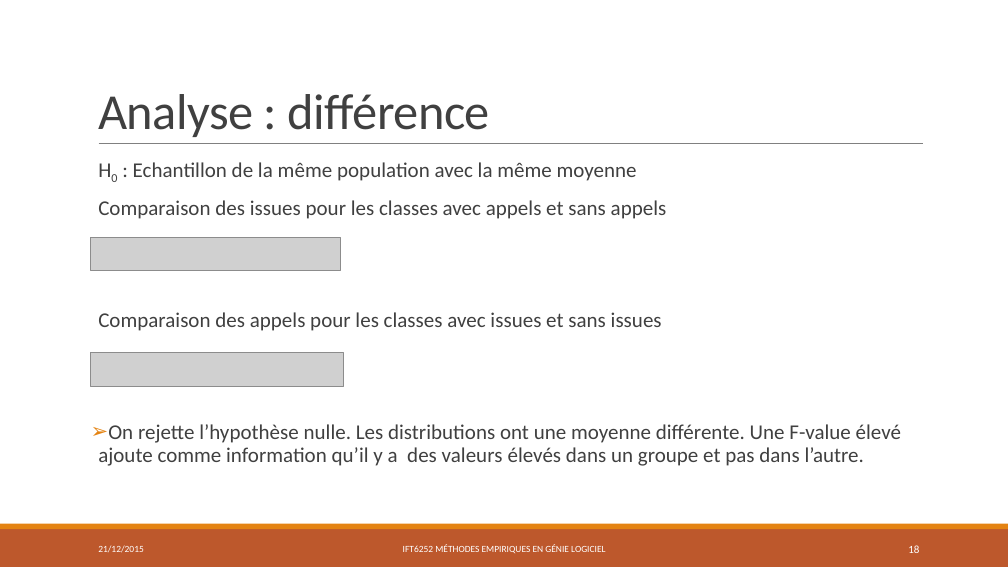
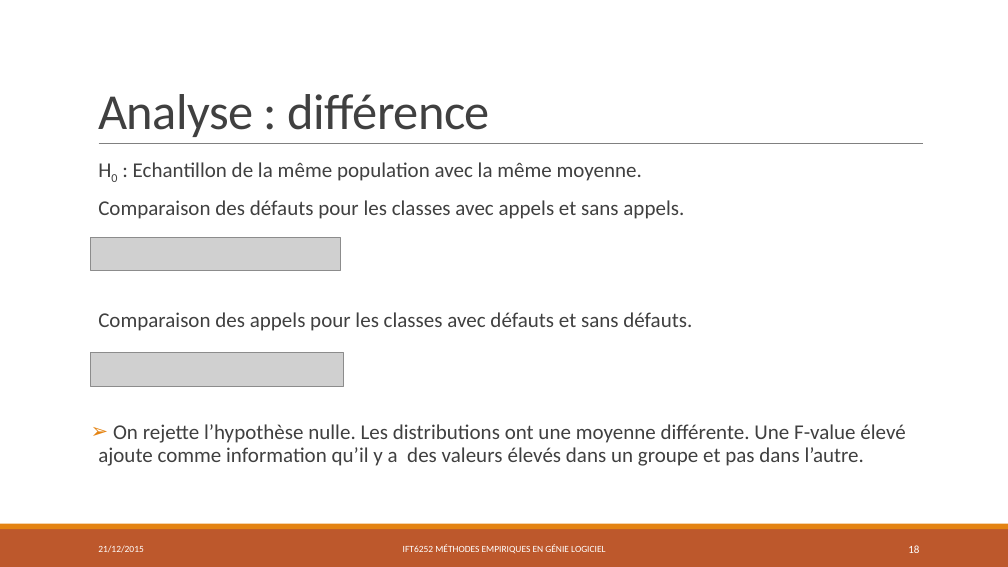
Before and after one commit to PierreGe/Android-defect-study, a slide deck: slide 18 of rapport/presentation/final.pptx. Drawn at 1008x567 pixels with LibreOffice and Linux fonts; fonts in the diff are those of the drawing; grey boxes stand for pictures. Boxes give left, top, right and bottom in pixels: in the first picture for what was removed or moved away, otherwise in the second. Text is boxed around its words. In the diff, an @@ line names an element or a change of style, - is before the commit and + after.

Commit message:
[add] slides

```diff
--- a/rapport/presentation/final.pptx
+++ b/rapport/presentation/final.pptx
@@ text at (x1=98, y1=162, x2=692, y2=331): text changed @@
-  H0 : Echantillon de la même population avec la même moyenne
-  Comparaison des issues pour les classes avec appels et sans appels
-  Comparaison des appels pour les classes avec issues et sans issues
+  H0 : Echantillon de la même population avec la même moyenne.
+  Comparaison des défauts pour les classes avec appels et sans appels.
+  Comparaison des appels pour les classes avec défauts et sans défauts.
```
Also in this commit, not shown: 13 other slides changed, 1 other file.
